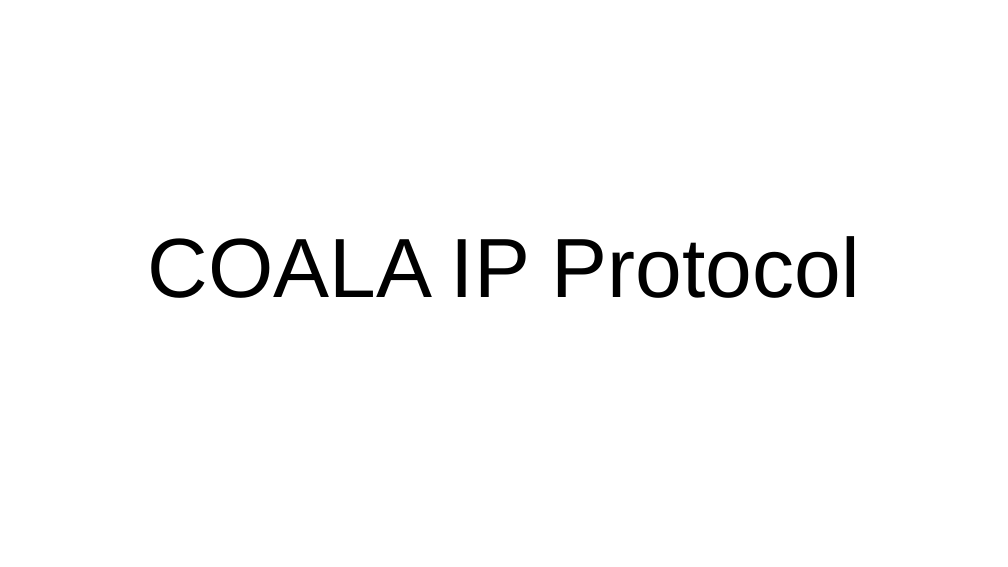
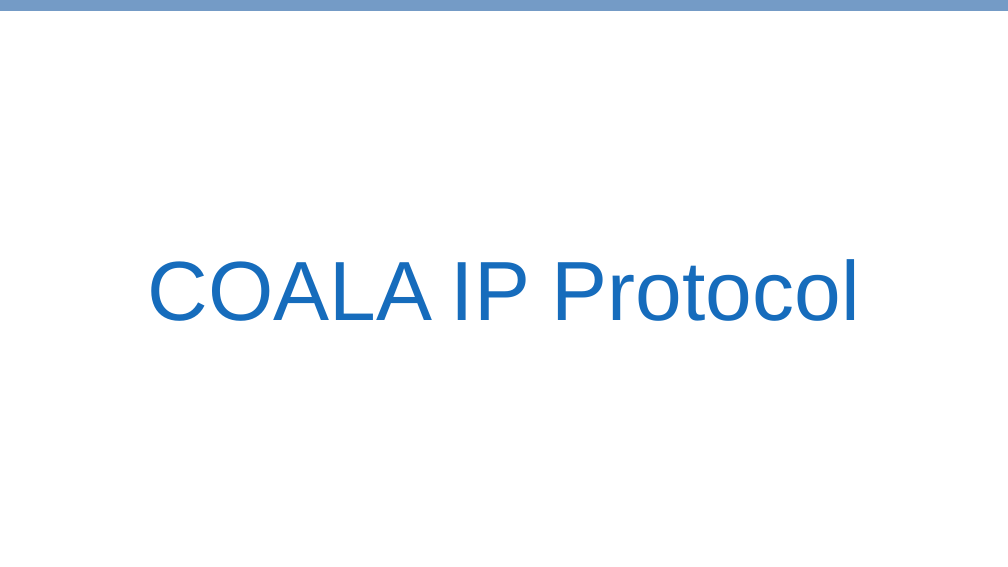
Before and after one commit to COALAIP/specs, a slide deck: slide 1 of presentations/COALA IP - short.pptx. Drawn at 1008x567 pixels with LibreOffice and Linux fonts; fonts in the diff are those of the drawing. Boxes give left, top, right and bottom in pixels: in the first picture for what was removed or moved away, otherwise in the second. Text is boxed around its words. In the diff, an @@ line names an element or a change of style, - is before the commit and + after.

```diff
--- a/presentations/COALA IP - short.pptx
+++ b/presentations/COALA IP - short.pptx
@@ title "COALA IP Protocol": place and size @@
-title "COALA IP Protocol" at box(148, 236, 860, 298)
+title "COALA IP Protocol" at box(148, 259, 860, 321)
@@ title "COALA IP Protocol" at box(148, 259, 860, 321): text colour #000000 to #166CBC; vertical alignment bottom to middle @@
@@ rectangle added at box(0, 0, 1008, 11), fill #749BC6 @@
```
Also in this commit, not shown: 21 other slides changed, 1 other file.
